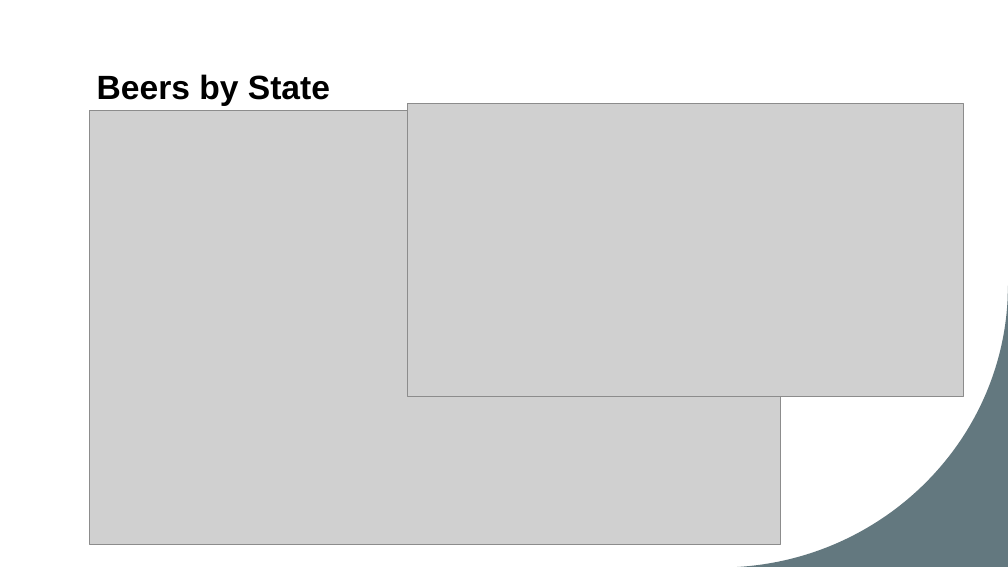
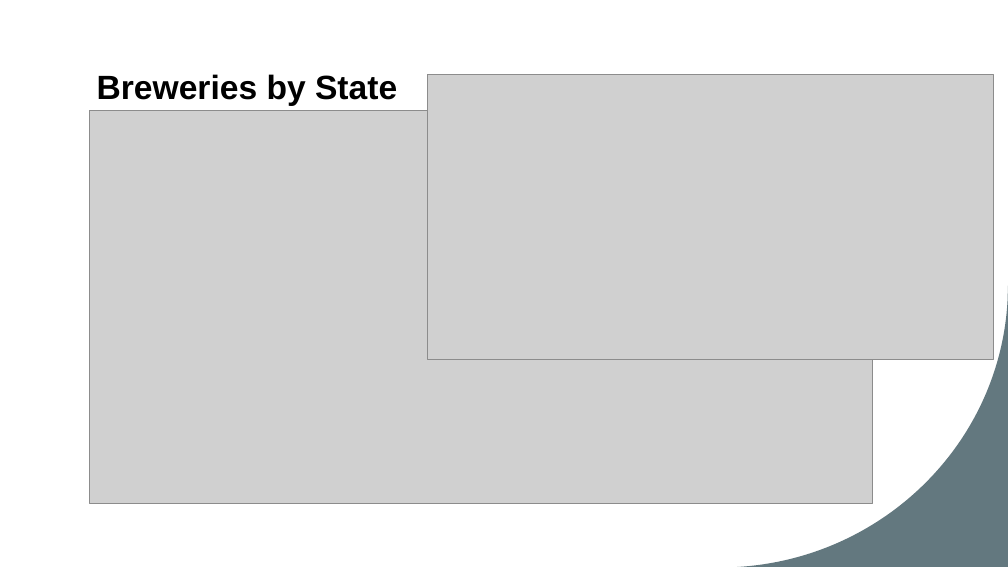
Before and after one commit to cdholmes11/DDS-Project-1, a slide deck: slide 4 of DDS_Project_1_Presentation_Dane.pptx. Drawn at 1008x567 pixels with LibreOffice and Linux fonts; fonts in the diff are those of the drawing; grey boxes stand for pictures. Boxes give left, top, right and bottom in pixels: in the first picture for what was removed or moved away, otherwise in the second. Text is boxed around its words. In the diff, an @@ line names an element or a change of style, - is before the commit and + after.

```diff
--- a/DDS_Project_1_Presentation_Dane.pptx
+++ b/DDS_Project_1_Presentation_Dane.pptx
@@ title at (x1=97, y1=74, x2=397, y2=106): text changed @@
-Beers by State
+Breweries by State
@@ picture resized from (x1=408, y1=104, x2=964, y2=396) to (x1=427, y1=75, x2=994, y2=359) @@
@@ picture resized from (x1=89, y1=110, x2=780, y2=544) to (x1=89, y1=110, x2=873, y2=504) @@
```
Also in this commit, not shown: 7 other slides changed, 6 slides added, 4 slides removed, 1 other file.
